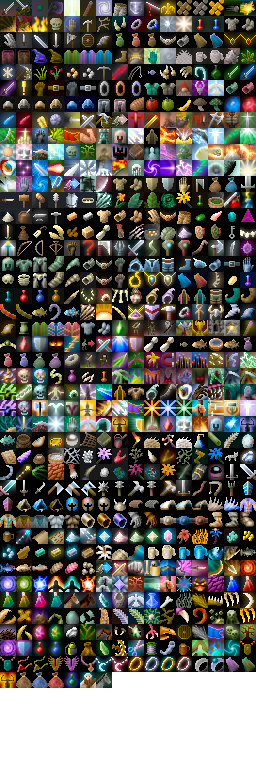
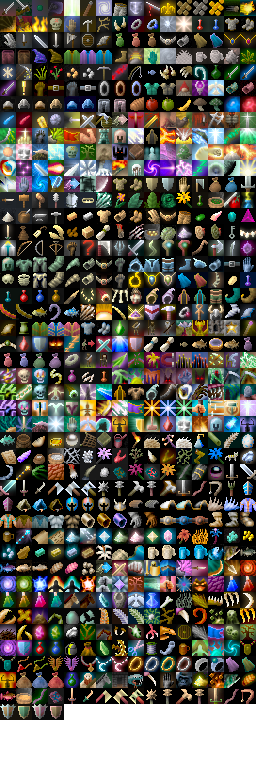
Layer changes from the first (256, 768) image to the second:
added layer "Pasted Layer" above "Background" over <box>32,704,64,720</box>
painted on "Background" over <box>0,673,256,720</box>
painted on "shade" over <box>0,528,256,704</box>
